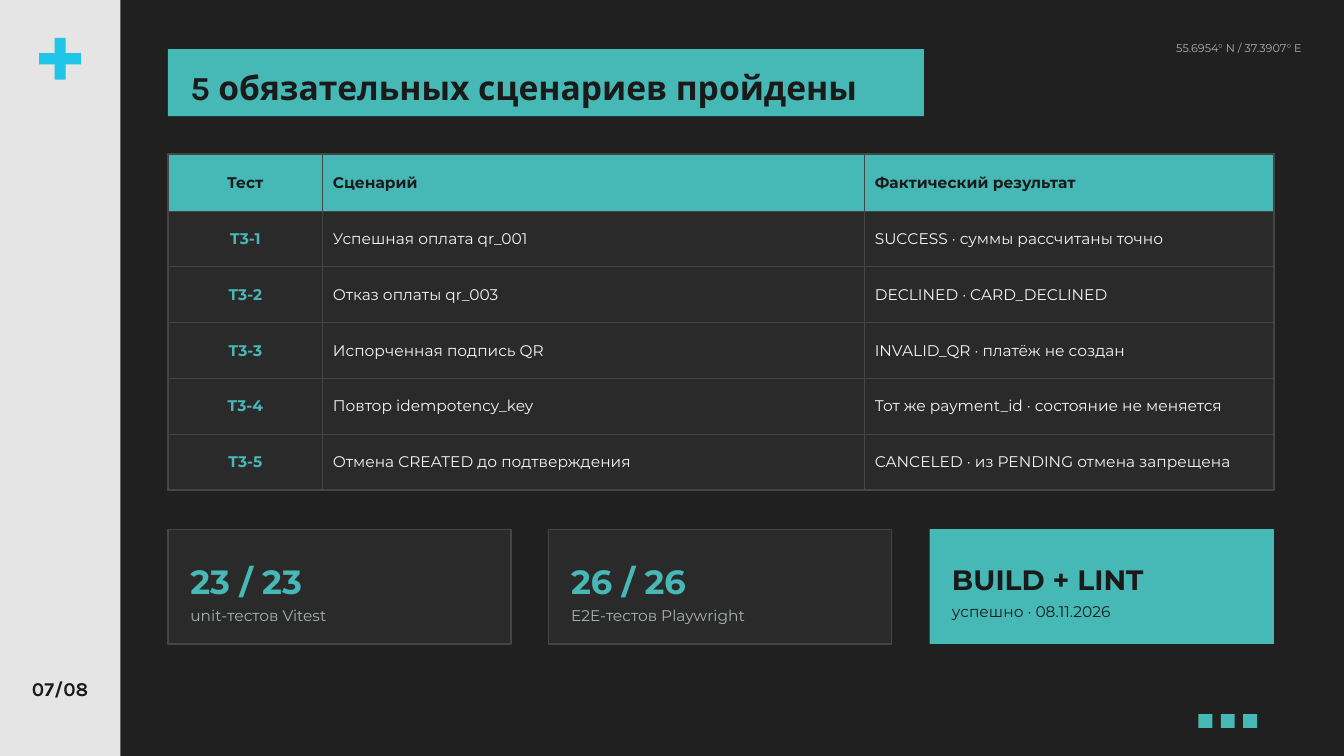
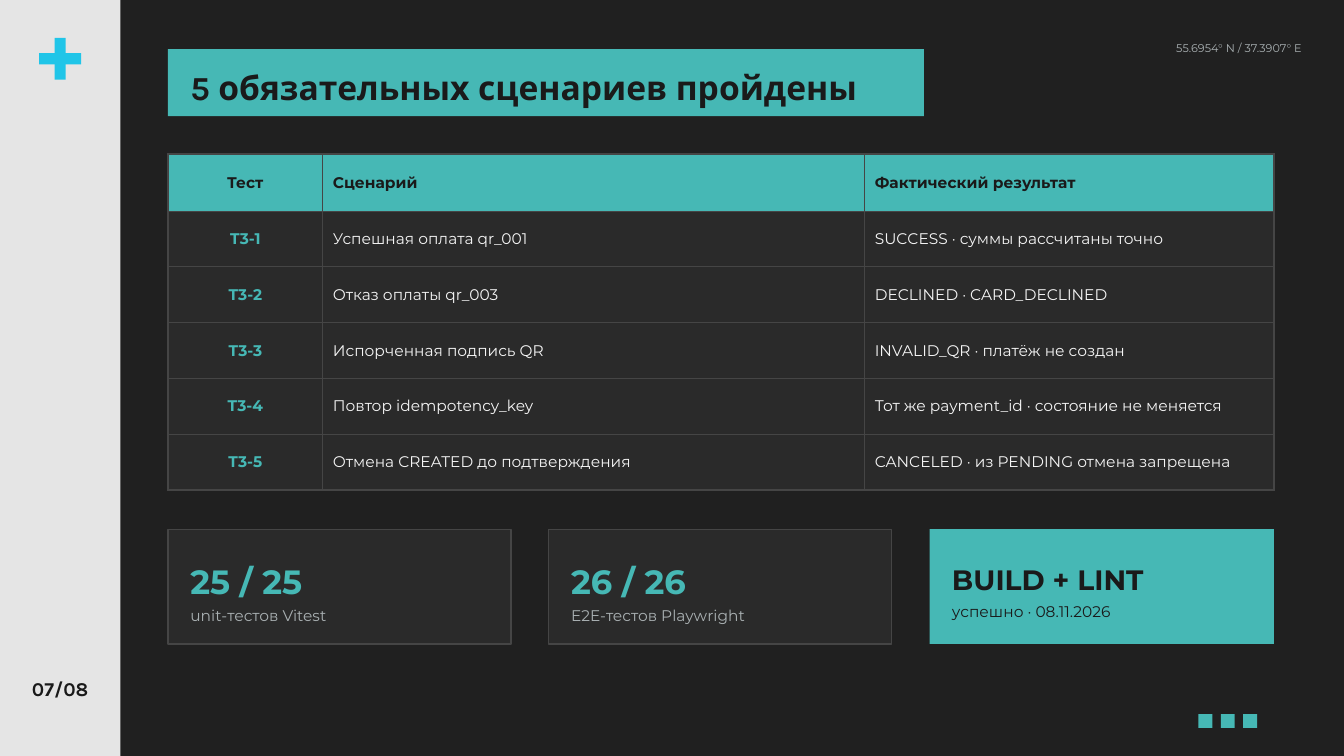
Before and after one commit to Internet-hero/spasibo-tips, a slide deck: slide 7 of presentation/online-tips/online-tips.pptx. Drawn at 1344x756 pixels with LibreOffice and Linux fonts; fonts in the diff are those of the drawing. Boxes give left, top, right and bottom in pixels: in the first picture for what was removed or moved away, otherwise in the second. Text is boxed around its words. In the diff, an @@ line names an element or a change of style, - is before the commit and + after.

Commit message:
Pin the QR signature contract to the source CSV and refresh the counts
- unit test: HMAC over the CSV payload reproduces the signatures from qr_links.csv
- seed re-signs demo QR after refreshing exp, verified by test
- docs, slides and appendix follow 25 unit / 26 e2e; PDF and ZIP regenerated

```diff
--- a/presentation/online-tips/online-tips.pptx
+++ b/presentation/online-tips/online-tips.pptx
@@ text at [190,570,302,595]: text changed @@
-23 / 23
+25 / 25
```
Also in this commit, not shown: 5 other files.
